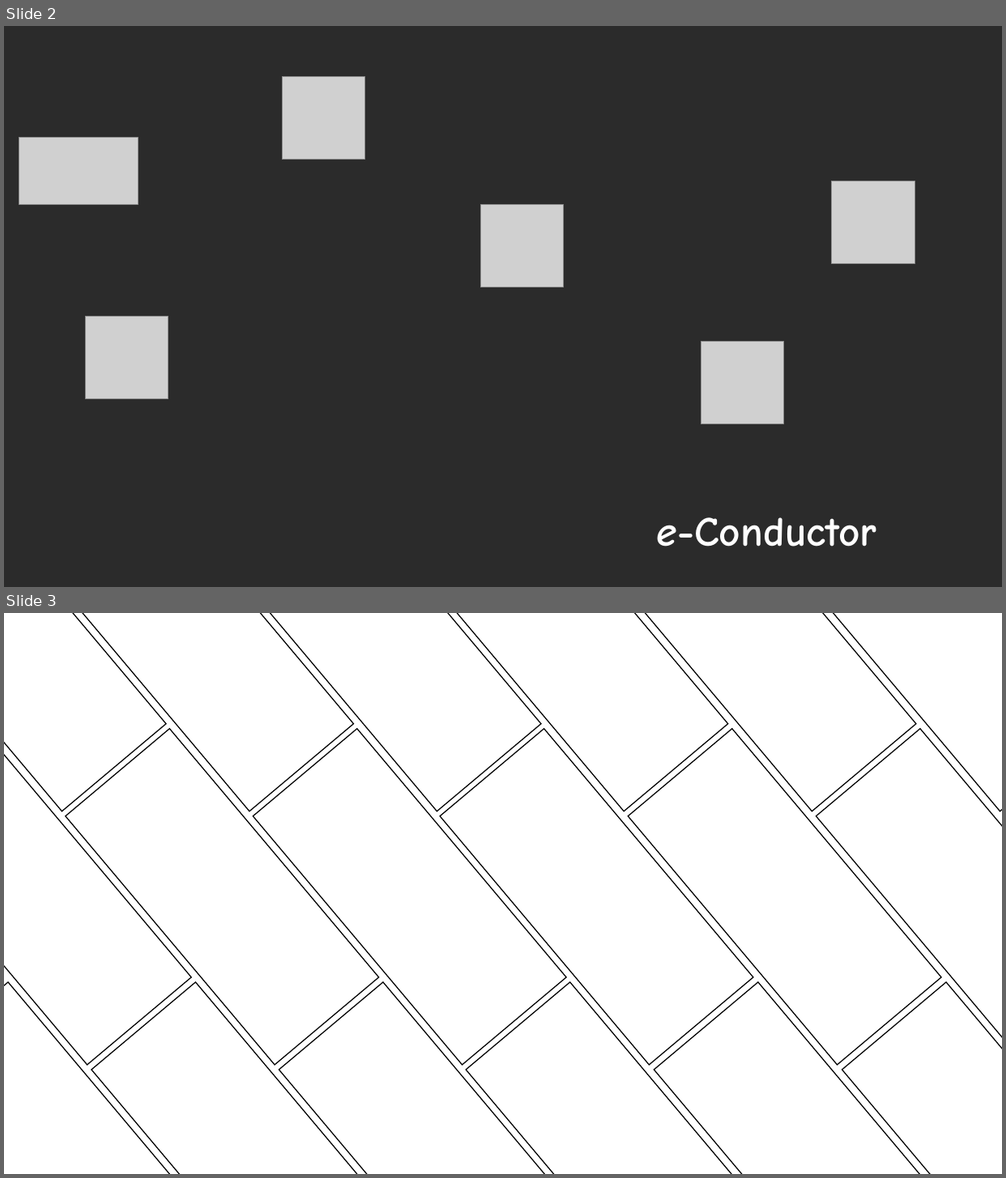
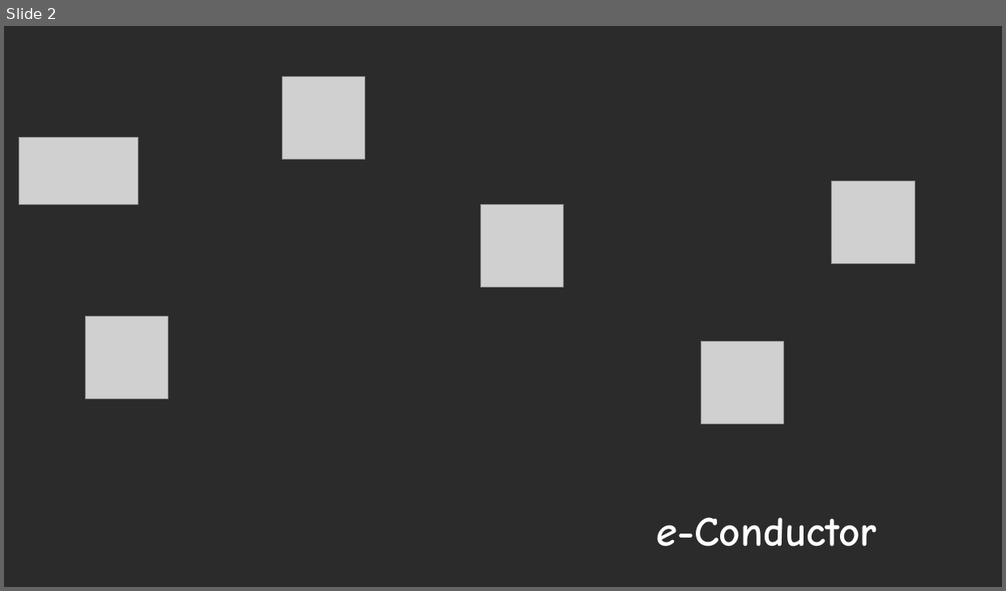
Before and after one commit to cepdnaclk/e20-co227-e-Conductor, a slide deck: Proposal/eConductor.pptx. Shown one above the other, each under a label of ours: slides 2 and 3 before the commit, slide 2 after it. The pictures are 1006x1178 and 1006x591 pixels, drawn with LibreOffice and Linux fonts; fonts in the diff are those of the drawing; grey boxes stand for pictures; background and template pictures are left out; a plain dark background stands for a picture behind light text. Boxes give left, top, right and bottom in pixels: in the first picture for what was removed or moved away, otherwise in the second. Text is boxed around its words. In the diff, an @@ line names an element or a change of style, - is before the commit and + after.

```diff
--- a/Proposal/eConductor.pptx
+++ b/Proposal/eConductor.pptx
@@ slide 3 removed at [4, 613, 1002, 1174], background #FFFFFF @@
@@ rectangle removed at [4, 613, 166, 811] @@
@@ rectangle removed at [40, 613, 354, 811] @@
@@ rectangle removed at [228, 613, 541, 811] @@
@@ rectangle removed at [415, 613, 728, 811] @@
@@ rectangle removed at [603, 613, 916, 811] @@
@@ rectangle removed at [791, 613, 1002, 811] @@
@@ rectangle removed at [4, 729, 191, 1065] @@
@@ rectangle removed at [65, 729, 378, 1065] @@
@@ rectangle removed at [253, 729, 566, 1065] @@
@@ rectangle removed at [440, 729, 753, 1065] @@
@@ rectangle removed at [628, 729, 941, 1065] @@
@@ rectangle removed at [816, 729, 1002, 1065] @@
@@ rectangle removed at [4, 982, 217, 1174] @@
@@ rectangle removed at [91, 982, 405, 1174] @@
@@ rectangle removed at [279, 982, 592, 1174] @@
@@ rectangle removed at [466, 982, 779, 1174] @@
@@ rectangle removed at [654, 982, 967, 1174] @@
@@ rectangle removed at [842, 982, 1002, 1174] @@
```
Also in this commit, not shown: 9 slides added.
